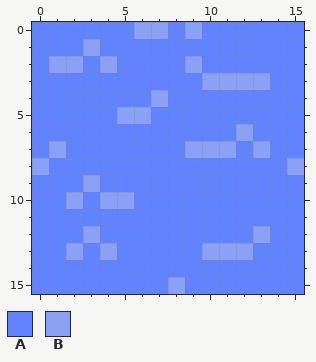
Edited in one commit: pixel-art file (TexturesSource/WaterTest.aseprite). Above, as it was before the edit.
16x16 pixels, 1 frame.
Palette (. is transparent): A #6283ff  B #8aa1f6
Pixels before, first column x 0:
 0 AAAAAABBABAAAAAA
 1 AAABAAAAAAAAAAAA
 2 ABBABAAAABAAAAAA
 3 AAAAAAAAAABBBBAA
 4 AAAAAAABAAAAAAAA
 5 AAAAABBAAAAAAAAA
 6 AAAAAAAAAAAABAAA
 7 ABAAAAAAABBBABAA
 8 BAAAAAAAAAAAAAAB
 9 AAABAAAAAAAAAAAA
10 AABABBAAAAAAAAAA
11 AAAAAAAAAAAAAAAA
12 AAABAAAAAAAAABAA
13 AABABAAAAABBBAAA
14 AAAAAAAAAAAAAAAA
15 AAAAAAAABAAAAAAA
Once edited:
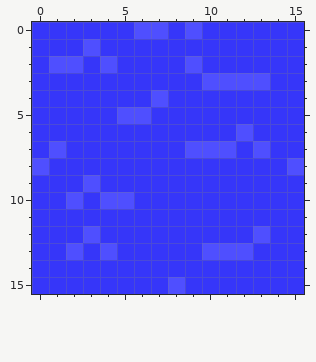
The exact change:
colour A: #6283ff -> #3636f9
colour B: #8aa1f6 -> #4f4fff
Where, in picture pixels (left, top, right, bottom), the same in both pictures:
changed: (32, 22, 304, 294)
